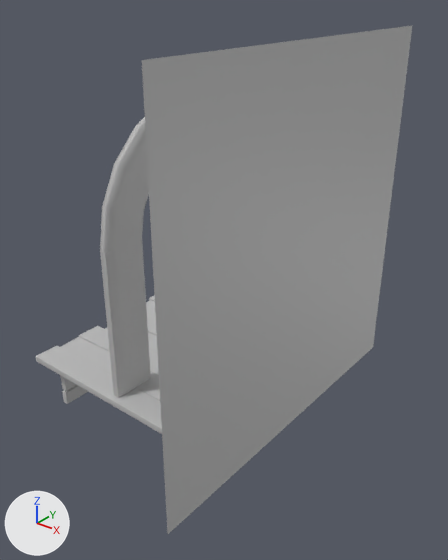
The FBX model FunGame/Assets/Assets/EnvironmentAssets/BackGrounds/Wiosna/Stage/WiosnaStage.fbx, before and after one commit.
One viewpoint serves both versions: a camera (50 mm lens) standing at (0.1347, -0.1532, 0.1418) and looking at (0.0121, 0.0002, 0.0467). The lights are fixed; the arrows at lower left show +X, +Y and +Z. Where no turn or scale is listed for an object, it has been applied to the vertices.

The older version as bpy lines, for what is in view:
```python
me_mesh_001 = bpy.data.meshes.new('Mesh.001')
me_mesh_001.from_pydata([(0.0, 0.0638, -0.0638), (0.0, -0.0638, -0.0638), (0.0, 0.0638, 0.0638), (0.0, -0.0638, 0.0638)], [], [(0, 1, 3, 2)])
me_mesh_001.materials.append(mat_lambert1)  # grey #bcbcbc
me_mesh_002 = bpy.data.meshes.new('Mesh.002')
me_mesh_002.from_pydata([(-0.5, 0.0, 0.5), (0.5, 0.0, 0.5), (-0.5, 0.0, -0.5), (0.5, 0.0, -0.5)], [], [(0, 1, 3, 2)])
me_mesh_002.materials.append(mat_lambert1)  # grey #bcbcbc
me_mesh_006 = bpy.data.meshes.new('Mesh.006')
me_mesh_006.from_pydata(...)  # 24 vertices, 26 faces; spans x -4.14..4.14, y -0.12..0.12, z -0.5..0.5
me_mesh_006.materials.append(mat_lambert1)  # grey #bcbcbc
ob_wiosstagebg = bpy.data.objects.new('WiosStageBG', me_mesh_002)
ob_wiosstagebg.parent = ob_wiosstage
ob_wiosstagebg.location = (4.198, 4.385, 0.0)
ob_wiosstagebg.rotation_euler = (0.0, 0.0478, 1.571)  # degrees (0, 2.7, 90)
ob_wiosstagebg.scale = (4.81, 7.19, 7.19)
ob_wiosstageplank8 = bpy.data.objects.new('WiosStagePlank8', me_mesh_006)
ob_wiosstageplank8.parent = ob_wiosstage
ob_wiosstageplank8.location = (0.0, 1.46, 3.975)
ob_wiosstageplank8.rotation_euler = (0.0, 0.0, -0.0124)  # degrees (0, 0, -0.7)
ob_wiosstagewall = bpy.data.objects.new('WiosStageWall', me_mesh_001)
ob_wiosstagewall.location = (0.0428, 0.0, 0.0638)
# also in view: 'WiosStagePlank7' at (0.0, -0.0297, 0.0146); 'WiosStagePlank2' at (0.0, -0.0196, 0.0146); 'WiosStageArc' at (0.0, 0.0, 0.0634)
```
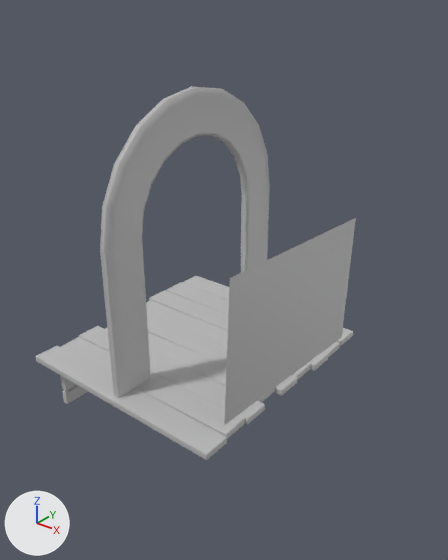
The change, as JSON lines over the scene's bpy script:
```json
{"op": "remove", "block": "ob_wiosstagewall", "code": ["ob_wiosstagewall = bpy.data.objects.new('WiosStageWall', me_mesh_001)", "ob_wiosstagewall.location = (0.0428, 0.0, 0.0638)"]}
```

Where the change shows, as pixel boxes (x1, y1, x2, y2) in the pictures (448 x 560 px; the box of a moved part takes in the faces that stretch with it):
```json
{"object": "WiosStageWall", "change": "deleted", "before": [142, 26, 412, 534]}
{"part": 1, "of": "me_mesh_001", "change": "moved or reshaped", "before": [142, 26, 412, 534], "after": [224, 218, 356, 425]}
{"object": "WiosStagePlank7", "change": "unchanged, uncovered by the edit", "before": [61, 337, 160, 401], "after": [61, 337, 245, 439]}
{"object": "WiosStagePlank2", "change": "unchanged, uncovered by the edit", "before": [79, 326, 159, 376], "after": [79, 326, 265, 424]}
{"object": "WiosStagePlank", "change": "unchanged, uncovered by the edit", "before": [147, 314, 157, 336], "after": [147, 314, 297, 396]}
{"object": "WiosStagePlank1", "change": "unchanged, uncovered by the edit", "before": [105, 328, 158, 354], "after": [105, 328, 275, 403]}
```
